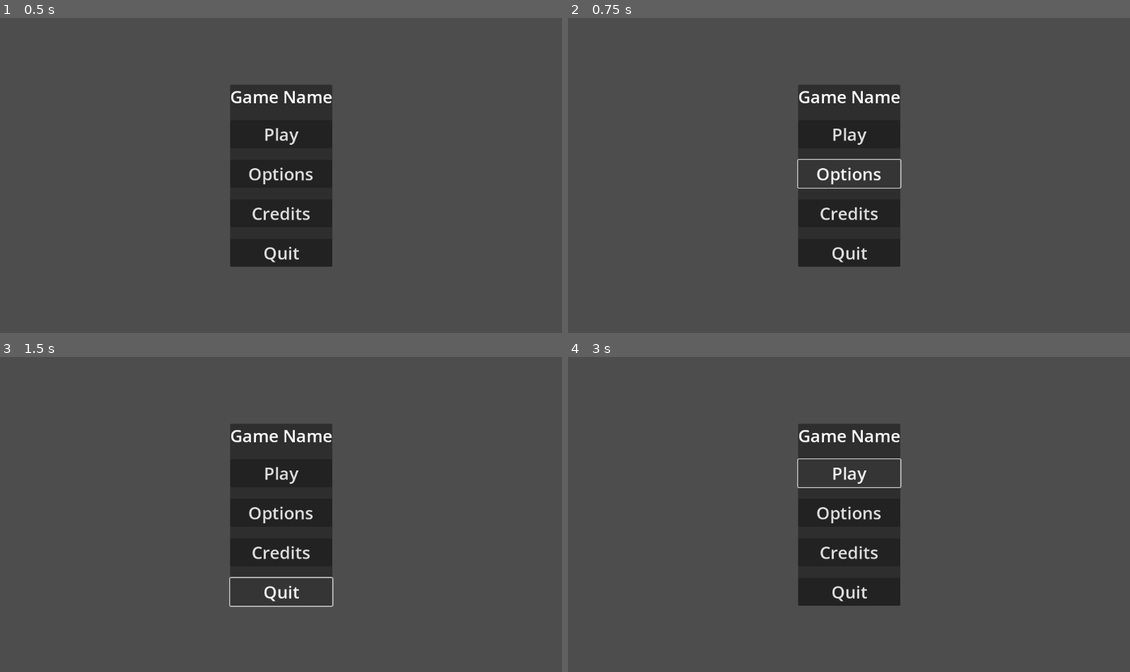
Above: before the commit, frames 1-4 (two rows, left to right).
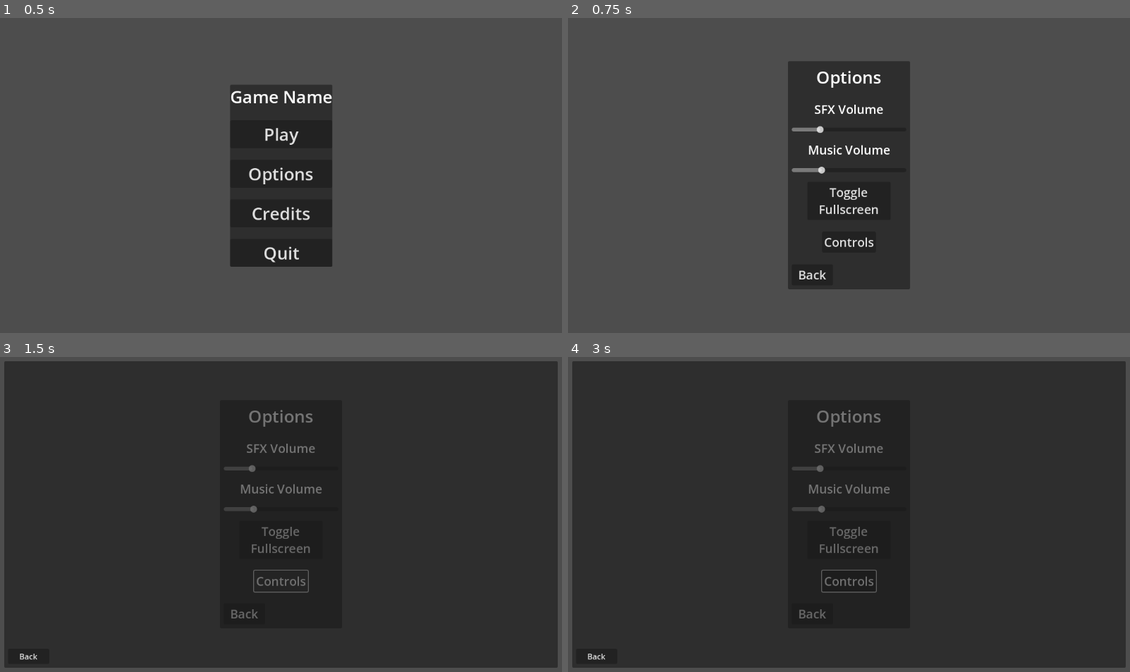
Above: after the commit, the same moments.

Repository: cjack-chmod/GodotGameJamTemplate
Game: Godot game, scene res://scenes/ui/menus/main_menu/main_menu.tscn
Two runs of this game, one before a commit and one after it. Both use one fixed random seed, a clock stepped at 60 frames per second and the inputs below. The engine's default icon, where the game draws it, is replaced by a stand-in: a white triangle on a blue panel in a dark square.
Inputs (mouse positions are in pixels of both pictures, inside the frame that each line leads up to):
- Up to frame 1 (0.5 s): no input
- Up to frame 2 (0.75 s): click "Options" at 0.5 s
- Up to frame 3 (1.5 s): click (281, 580) at 1.25 s, where only the run after the commit has a clickable "Controls"
- Up to frame 4 (3 s): click (809, 615) at 2 s, where only the run after the commit has a clickable "Back"; click (849, 473) at 2.75 s, where only the run before the commit has a clickable "Play"

Frame 1 is identical in both runs. In frame 2, 6.9% of the frame differs, in the area x 39-61%, y 13-87%; in frame 3, 87%; in frame 4, 87%, in the area x 0-100%, y 1-99%.
Error before the commit: Parse Error: Static function "info()" not found in base "GDScriptNativeClass". (res://scenes/ui/menus/back.gd:13)

Commit message:
Upgrading to Godot 4.5

Diff:
--- a/globals/logger/logger.gd
+++ b/globals/logger/logger.gd
@@ -1,6 +1,6 @@
 extends Node
 
-# after how many log messages the logger will flush memory,
+# after how many log messages the CustomLogger will flush memory,
 # close file, and reopen
 const FLUSH_EVERY: float = 100
 # max number of log files. If 10 already exist it will overwrite the latest one
@@ -73,7 +73,7 @@
 
 
 #################################################
-# Logger functions, call Logger.<fnc_name> to use
+# CustomLogger functions, call CustomLogger.<fnc_name> to use
 #################################################
 
 
--- a/project.godot
+++ b/project.godot
@@ -11,9 +11,9 @@
 [application]
 
 config/name="GameJamTemplate"
-config/tags=PackedStringArray("currentproject")
+config/tags=PackedStringArray("currentproject", "template")
 run/main_scene="res://scenes/ui/menus/main_menu/main_menu.tscn"
-config/features=PackedStringArray("4.4", "Forward Plus")
+config/features=PackedStringArray("4.5", "Forward Plus")
 config/icon="res://common/assets/sprites/icon.svg"
 
 [audio]
@@ -22,8 +22,8 @@
 
 [autoload]
 
-Logger="*res://globals/logger/logger.gd"
 ScreenTransition="*res://globals/screen_transition/screen_transition.tscn"
+CustomLogger="*res://globals/logger/logger.gd"
 
 [debug]
 
--- a/scenes/levels/main.gd
+++ b/scenes/levels/main.gd
@@ -12,7 +12,7 @@
 
 
 func _ready() -> void:
-	Logger.info("Main Scene Starting")
+	CustomLogger.info("Main Scene Starting")
 	# enables the mouse mode given in export
 	Input.mouse_mode = scene_mouse_mode
 	sig_game_over.connect(game_over)
@@ -21,7 +21,7 @@
 func _input(event: InputEvent) -> void:
 	# this code sets what is needed to pause the game
 	if event.is_action_pressed("pause"):
-		Logger.info("Pause input detected")
+		CustomLogger.info("Pause input detected")
 		_pause_game()
 
 
@@ -37,7 +37,7 @@
 # this function calls the game over functionality
 # call the sig_game_over signal to trigger. You can modify or move this as required
 func game_over() -> void:
-	Logger.info("Game over called. Loading menu")
+	CustomLogger.info("Game over called. Loading menu")
 	var game_over_menu: PackedScene = load(GAME_OVER_MENU_PATH)
 	var game_over_menu_object: CanvasLayer = game_over_menu.instantiate()
 	add_child(game_over_menu_object)
--- a/scenes/ui/menus/back.gd
+++ b/scenes/ui/menus/back.gd
@@ -10,5 +10,5 @@
 
 
 func _on_back_button_pressed() -> void:
-	Logger.info("Back button pressed")
+	CustomLogger.info("Back button pressed")
 	sig_back_pressed.emit()
--- a/scenes/ui/menus/game_over_menu/game_over_menu.gd
+++ b/scenes/ui/menus/game_over_menu/game_over_menu.gd
@@ -17,12 +17,12 @@
 
 
 func _on_options_pressed() -> void:
-	Logger.info("Options opened")
+	CustomLogger.info("Options opened")
 	_instantiate_secondary_menu(OPTIONS_MENU)
 
 
 func _on_restart_pressed() -> void:
-	Logger.info("Restarting game")
+	CustomLogger.info("Restarting game")
 	get_tree().paused = false
 	self.hide()
 	call_deferred("queue_free")
@@ -30,7 +30,7 @@
 
 
 func _on_quit_pressed() -> void:
-	Logger.info("Quitting Game")
+	CustomLogger.info("Quitting Game")
 	get_tree().paused = false
 	self.hide()
 	call_deferred("queue_free")
--- a/scenes/ui/menus/main_menu/main_menu.gd
+++ b/scenes/ui/menus/main_menu/main_menu.gd
@@ -18,24 +18,24 @@
 
 # launces main scene defined in ScreenTransition
 func _on_play_pressed() -> void:
-	Logger.info("Play game button pressed")
+	CustomLogger.info("Play game button pressed")
 	# set any starting conditions here
 	ScreenTransition.transition_to_scene(ScreenTransition.main_scene_file_path)
 
 
 # launches credits menu, and binds back key to close fnc
 func _on_credits_pressed() -> void:
-	Logger.info("Credits button pressed")
+	CustomLogger.info("Credits button pressed")
 	var credits_scene: PackedScene = load(CREDITS_SCENE_PATH)
 	_instantiate_secondary_menu(credits_scene)
 
 
 # launches options menu, and binds back key to close fnc
 func _on_options_pressed() -> void:
-	Logger.info("Options button Pressed")
+	CustomLogger.info("Options button Pressed")
 	_instantiate_secondary_menu(OPTIONS_MENU)
 
 
 func _on_quit_pressed() -> void:
-	Logger.info("Quit button pressed")
+	CustomLogger.info("Quit button pressed")
 	get_tree().quit()
--- a/scenes/ui/menus/options_menu/options_menu.gd
+++ b/scenes/ui/menus/options_menu/options_menu.gd
@@ -41,7 +41,7 @@
 
 
 func _on_controls_pressed() -> void:
-	Logger.info("Controls button pressed")
+	CustomLogger.info("Controls button pressed")
 	is_control_menu_open = true
 	controls_instance = CONTROLS.instantiate()
 	add_child(controls_instance)
@@ -50,7 +50,7 @@
 
 
 func on_controls_closed(_controls_instance: Node) -> void:
-	Logger.info("Closing controls")
+	CustomLogger.info("Closing controls")
 	is_control_menu_open = false
 	_controls_instance.queue_free()
 
@@ -67,10 +67,10 @@
 
 
 func _on_audio_slider_changed(value: float, bus_name: String) -> void:
-	Logger.info("Volume slider updated")
+	CustomLogger.info("Volume slider updated")
 	_set_bus_volume_percent(bus_name, value)
 
 
 func _on_back_button_pressed() -> void:
-	Logger.info("Back button pressed")
+	CustomLogger.info("Back button pressed")
 	sig_back_pressed.emit()
--- a/scenes/ui/menus/pause_menu/pause_menu.gd
+++ b/scenes/ui/menus/pause_menu/pause_menu.gd
@@ -35,7 +35,7 @@
 	if is_closing:
 		return
 
-	Logger.info("Closing pause menu")
+	CustomLogger.info("Closing pause menu")
 	Input.mouse_mode = parent_scene_mouse_mode
 	is_closing = true
 
@@ -50,22 +50,22 @@
 
 
 func _on_resume_pressed() -> void:
-	Logger.info("Resume button pressed")
+	CustomLogger.info("Resume button pressed")
 	_close()
 
 
 func _on_options_pressed() -> void:
-	Logger.info("Options button pressed")
+	CustomLogger.info("Options button pressed")
 	_instantiate_secondary_menu(OPTIONS_MENU)
 
 
 func _on_restart_pressed() -> void:
-	Logger.info("Restart button pressed")
+	CustomLogger.info("Restart button pressed")
 	get_tree().paused = false
 	ScreenTransition.transition_to_scene(ScreenTransition.main_scene_file_path)
 
 
 func _on_quit_pressed() -> void:
-	Logger.info("Quit to main menu pressed")
+	CustomLogger.info("Quit to main menu pressed")
 	get_tree().paused = false
 	ScreenTransition.transition_to_scene(MAIN_MENU_SCENE_PATH)
--- a/scenes/ui/menus/top_level_menu.gd
+++ b/scenes/ui/menus/top_level_menu.gd
@@ -28,7 +28,7 @@
 # escape button handling
 func _input(event: InputEvent) -> void:
 	if event.is_action_pressed("pause"):
-		Logger.info("Escape pressed")
+		CustomLogger.info("Escape pressed")
 		# closes pause menu
 		if current_focus == self:
 			_escape_pressed()
Not shown, changed: README.md
